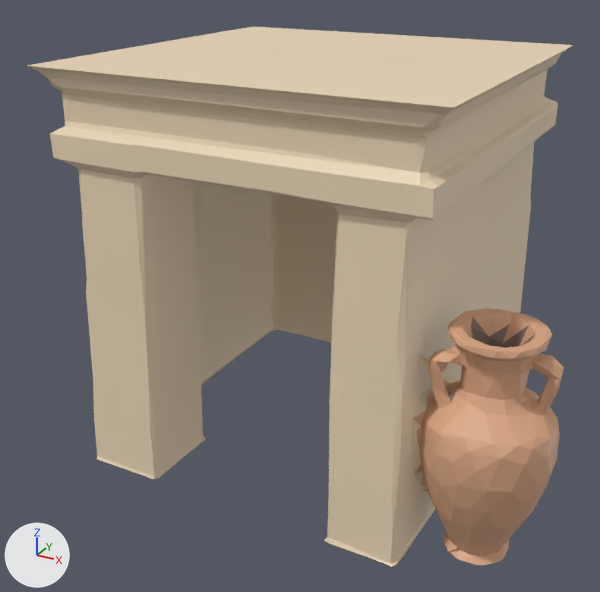
The glTF model docs/univers/archipeo/batiments/modeles/6e-batiment-musee-de-silex/etape-1.glb: old version first, new version second.
One viewpoint serves both versions: a 50 mm lens placed at (0.687, -1.325, 0.933), pointed at (-0.002, -0.074, 0.308). The axes (+X, +Y, +Z) are drawn at lower left. The lights are the same throughout. The picture after the commit comes second. Vertices at exactly the same position are counted once.

Names of what the first picture shows: 'geometry_0'.
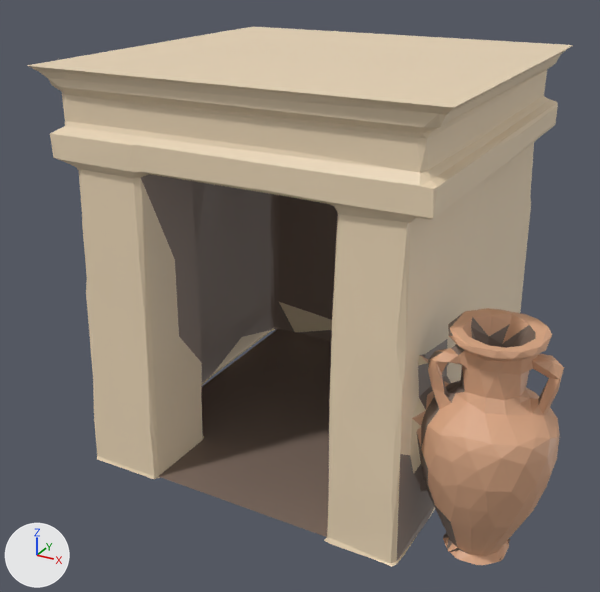
Changed parts and their boxes [x1, y1, x2, y2] in the pictures (600 x 592 px):
part 1 of me_geometry_0, added (brown)
    after: [159, 329, 331, 537]
part 2 of me_geometry_0, recoloured (darker)
    both: [141, 174, 546, 560]

What the commit changed:
me_geometry_0 is used by ob_geometry_0; location (0.0, 0.0, 0.0).
me_geometry_0 had 1307 vertices, 2414 faces and spanned x -0.351..0.516, y -0.345..0.352, z 0.0..0.737.
me_geometry_0 now has 1370 vertices, 2625 faces and spans x -0.351..0.516, y -0.345..0.352, z 0.0..0.737.
me_geometry_0 part 1: a new loose piece of 51 vertices spanning x -0.286..0.316, y -0.324..0.335, z 0.003, in mat_defaultmaterial.
me_geometry_0 part 2: 889 kept faces spanning x -0.299..0.492, y -0.322..0.334, z 0.0..0.583 get new vertex colours; the middle colour goes from beige #edd8b8 to brown #837166.
Other edits to the shape of me_geometry_0 do not show in these pictures.
